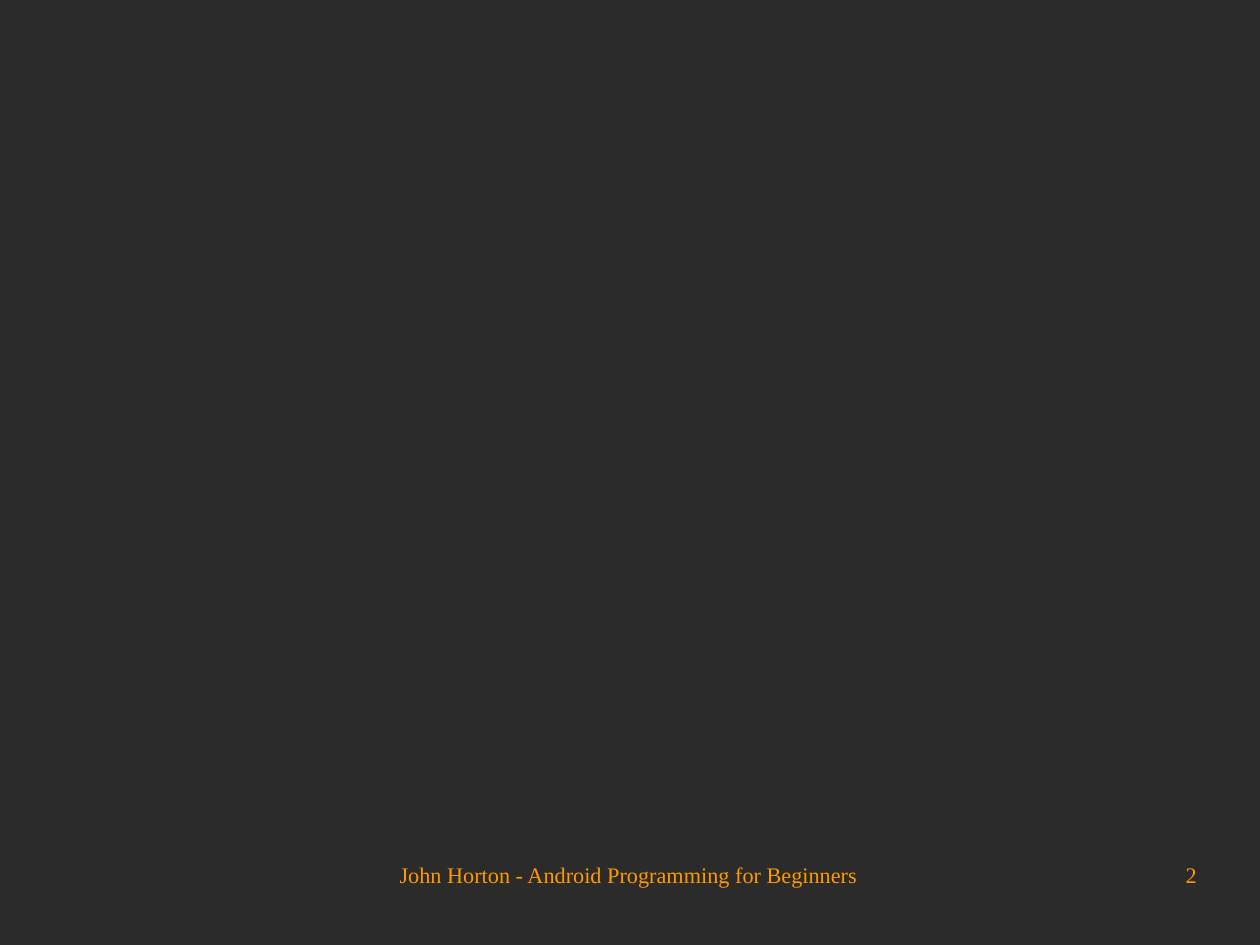
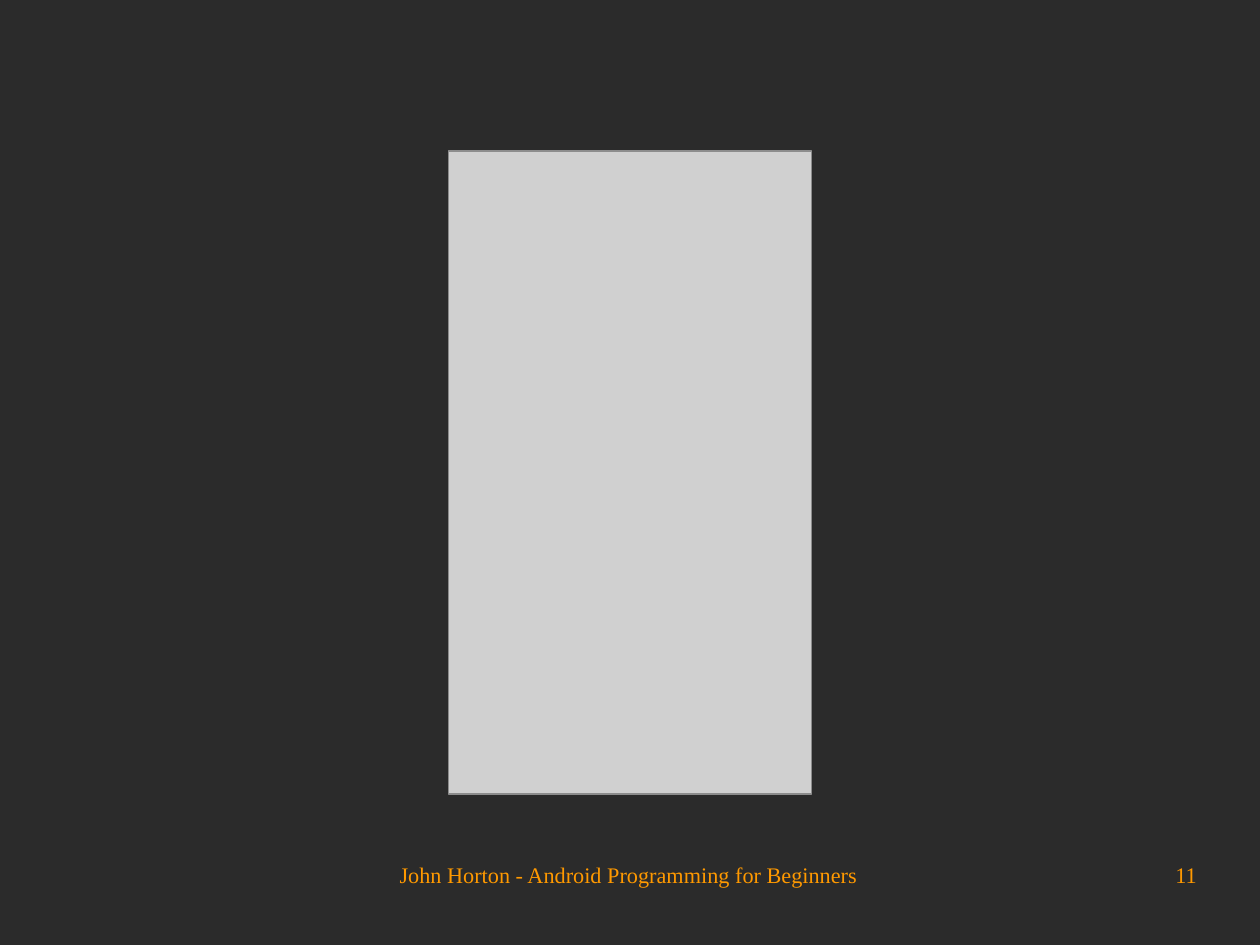
Before and after one commit to Academy-Soft-Intellect/Android-Programming-for-Beginners, a slide deck: slide 11 of 21_Navigation_Drawer_and_Where_It_s_Snap.odp (slide 2 before the commit). Drawn at 1260x945 pixels with LibreOffice and Linux fonts; fonts in the diff are those of the drawing; grey boxes stand for pictures; background and template pictures are left out; a plain dark background stands for a picture behind light text. Boxes give left, top, right and bottom in pixels: in the first picture for what was removed or moved away, otherwise in the second. Text is boxed around its words. In the diff, an @@ line names an element or a change of style, - is before the commit and + after.

```diff
--- a/21_Navigation_Drawer_and_Where_It_s_Snap.odp
+++ b/21_Navigation_Drawer_and_Where_It_s_Snap.odp
@@ picture added at bbox=[448, 151, 812, 794] @@
@@ page number at bbox=[1175, 868, 1196, 883]: text changed @@
-2
+11
```
Also in this commit, not shown: 1 other slide changed, 9 slides added.
